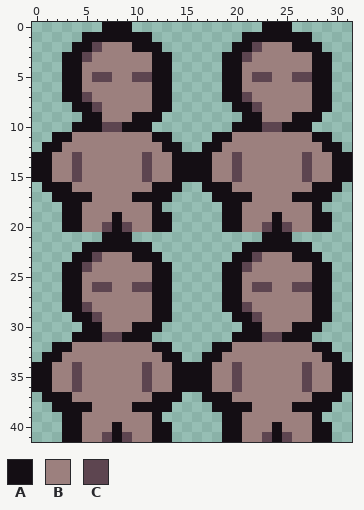
Two states of a pixel-art sprite, data/imgs/animations/civilian.png. Above, as it was before the edit.
The file is 32x42 pixels. Colours within 5 levels of each other are drawn and written as one.
Palette (. is transparent): A #140e14  B #9c807e  C #5d4550
The same view after the edit:
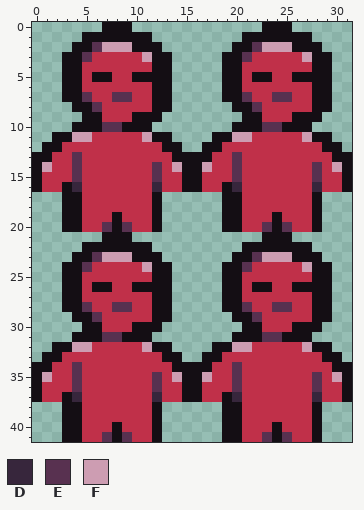
Colours new in this view: D #37263c  E #583150  F #cd9db2
The edit:
colour B: #9c807e -> #c03049
y 2: x 6..9 CBBB -> EFFF; x 22..25 CBBB -> EFFF
y 3: x 5 C -> E; x 11 B -> F; x 21 C -> E; x 27 B -> F
y 5: x 6..7 CC -> AA; x 10..11 CC -> AA; x 22..23 CC -> AA; x 26..27 CC -> AA
y 7: x 5 C -> E; x 8..9 BB -> EE; x 21 C -> E; x 24..25 BB -> EE
y 8: x 6 C -> E; x 22 C -> E
y 10: x 7..8 CC -> EE; x 23..24 CC -> EE
y 11: x 4..5 BB -> FF; x 11 B -> F; x 20..21 BB -> FF; x 27 B -> F
y 13: x 4 C -> E; x 11 C -> B; x 20 C -> E; x 27 C -> B
y 14: x 1 A -> F; x 4 C -> E; x 11..12 CB -> BE; x 14 A -> F; x 17 A -> F; x 20 C -> E; x 27..28 CB -> BE; x 30 A -> F
y 15: x 1 A -> B; x 4 C -> E; x 11..12 CB -> BE; x 14 A -> B; x 17 A -> B; x 20 C -> E; x 27..28 CB -> BE; x 30 A -> B
y 16: x 0..2 .AA -> ABB; x 4 B -> D; x 12..18 AAA..AA -> DBBAABB; x 20 B -> D; x 28..31 AAA. -> DBBA
y 17: x 2 A -> .; x 5 A -> B; x 10..11 AA -> BB; x 13 A -> .; x 18 A -> .; x 21 A -> B; x 26..27 AA -> BB; x 29 A -> .
y 19: x 13 A -> .; x 29 A -> .
y 20: x 7 C -> E; x 9 C -> E; x 13 A -> .; x 23 C -> E; x 25 C -> E; x 29 A -> .
y 23: x 6..9 CBBB -> EFFF; x 22..25 CBBB -> EFFF
y 24: x 5 C -> E; x 11 B -> F; x 21 C -> E; x 27 B -> F
y 26: x 6..7 CC -> AA; x 10..11 CC -> AA; x 22..23 CC -> AA; x 26..27 CC -> AA
y 28: x 5 C -> E; x 8..9 BB -> EE; x 21 C -> E; x 24..25 BB -> EE
y 29: x 6 C -> E; x 22 C -> E
y 31: x 7..8 CC -> EE; x 23..24 CC -> EE
y 32: x 4..5 BB -> FF; x 11 B -> F; x 20..21 BB -> FF; x 27 B -> F
y 34: x 4 C -> E; x 11 C -> B; x 20 C -> E; x 27 C -> B
y 35: x 1 A -> F; x 4 C -> E; x 11..12 CB -> BE; x 14 A -> F; x 17 A -> F; x 20 C -> E; x 27..28 CB -> BE; x 30 A -> F
y 36: x 1 A -> B; x 4 C -> E; x 11..12 CB -> BE; x 14 A -> B; x 17 A -> B; x 20 C -> E; x 27..28 CB -> BE; x 30 A -> B
y 37: x 0..2 .AA -> ABB; x 4 B -> D; x 12..18 AAA..AA -> DBBAABB; x 20 B -> D; x 28..31 AAA. -> DBBA
y 38: x 2 A -> .; x 5 A -> B; x 10..11 AA -> BB; x 13 A -> .; x 18 A -> .; x 21 A -> B; x 26..27 AA -> BB; x 29 A -> .
y 40: x 13 A -> .; x 29 A -> .
y 41: x 7 C -> E; x 9 C -> E; x 13 A -> .; x 23 C -> E; x 25 C -> E; x 29 A -> .
